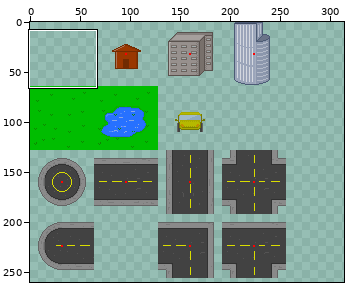
Edited in one commit: sprite sheet (assets/city.png). Above: a wide view before the commit, with the close-up outlined.
Close-up. First the earlier version:
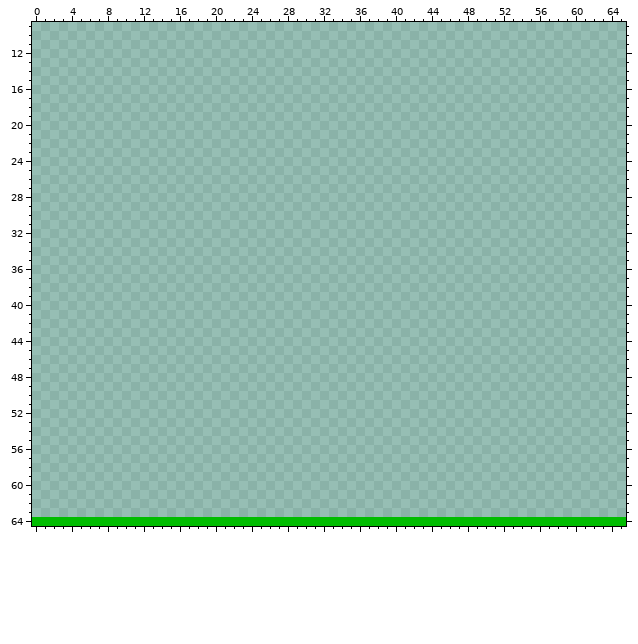
The file is 384x320 pixels. Colours within 5 levels of each other are drawn and written as one. Shown: x 0..65, y 9..64. The wide view leaves out empty margins. The commit also changed other parts of the picture, which this record leaves out.
The result:
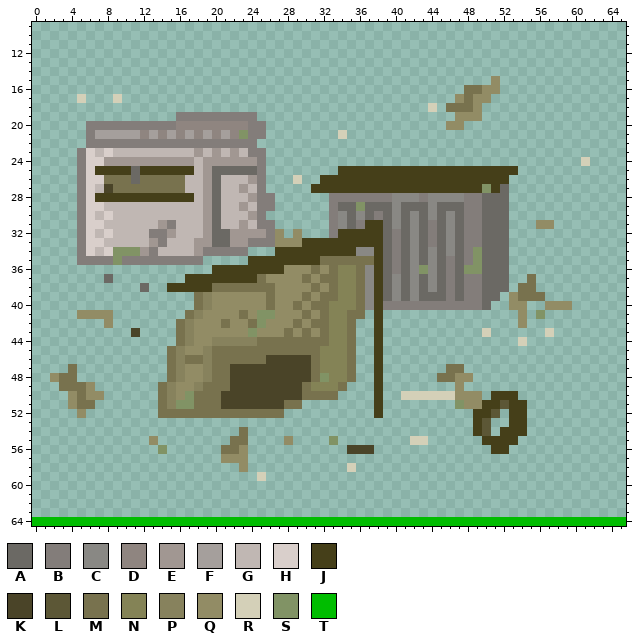
Palette (. is transparent): A #6b6964  B #837d7a  C #898884  D #8f8580  E #a19792  F #a59f9c  G #c0b7b3  H #d9cfcb  J #453f19  K #4a4428  L #5c5736  M #78724e  N #848356  P #87825d  Q #928c65  R #d4d0b8  S #819365  T #00bd00
Difference:
y 15: x 51 . -> Q
y 16: x 48..51 .... -> MMQQ
y 17: x 5 . -> R; x 9 . -> R; x 47..50 .... -> QMQQ
y 18: x 44 . -> R; x 46..49 .... -> MMMQ
y 19: x 16..24 ......... -> BBBBBBBBB; x 47..49 ... -> QQQ
y 20: x 6..25 .................... -> BBBBBBBBBBDDDDDDDDBB; x 46..47 .. -> QQ
y 21: x 6..25 .................... -> BFFFFFDFDFDFDFDFDSBB; x 34 . -> R
y 22: x 6..24 ................... -> BBBBBBBBBBBBBBBBBBB
y 23: x 5..25 ..................... -> BHGHGGGGGGGGGEGEGEGBB
y 24: x 5..25 ..................... -> BHHEEEEEEEEEEGEEEEEEB; x 61 . -> R
y 25: x 5..25 ..................... -> BHJJJJAJJJJJJGEAAAAAB; x 34..53 .................... -> JJJJJJJJJJJJJJJJJJJJ
y 26: x 5..25 ..................... -> BHHMMMAMMMMMGGEAGGGEB; x 29 . -> R; x 32..52 ..................... -> JJJJJJJJJJJJJJJJJJJJJ
y 27: x 5..25 ..................... -> BHGKMMMMMMMMGGEAGGEGB; x 31..52 ...................... -> JJJJJJJJJJJJJJJJJJJSJA
y 28: x 5..26 ...................... -> BHJJJJJJJJJJJGEAGGGEBB; x 33..52 .................... -> BBBBBBBCCCBCCCCBBAAA
y 29: x 5..26 ...................... -> BHHGGGGGGGGGGGEAGGEGBB; x 33..52 .................... -> BAASAAACAAACAAABBAAA
y 30: x 5..25 ..................... -> BHGHGGGGGGGGGGEAGGGEB; x 33..52 .................... -> BCACABACACACACABBAAA
y 31: x 5..26 ...................... -> BHHGGGGGGEBGGGEAGGEGBB; x 33..52 .................... -> BCABJJACACABACABBAAA; x 56..57 .. -> QQ
y 32: x 5..27 ....................... -> BHGHGGGGBBEGGGEAAEEEEBQ; x 29 . -> Q; x 33..52 .................... -> BJJJJJABACABACABBAAA
y 33: x 5..52 ................................................ -> BHHGGGGGEBGGGEEAAEEBBBQQQJJJJJJJJJABACABACABBAAA
y 34: x 5..23 ................... -> BHGHSSSEBGGGGEBBBBB; x 27..52 .......................... -> JJJJJJJJJCCJABACACACABSAAA
y 35: x 5..18 .............. -> BBBBSBBBBBBBBB; x 24..52 ............................. -> JJJJJJJJMMMMMMJABACACABABSAAA
y 36: x 20..52 ................................. -> JJJJJJJJQQQMQMNNMCJABACSCABASSAAA
y 37: x 8 . -> A; x 17..52 .................................... -> JJJJJJJJMQQQQMQMMNNMCJACACACABABBAAA; x 55 . -> M
y 38: x 12 . -> A; x 15..52 ...................................... -> JJJJJMMMMMMMQQQQMQMNNMCJACACACABABBAAA; x 54..55 .. -> MM
y 39: x 18..51 .................................. -> MPQQQQQQMQQQMQMMNNMCJACACAAABABBAA; x 53..56 .... -> QMMM
y 40: x 18..50 ................................. -> MPQQQQQQMQQMQMMNNNMCJBBBBBBBBBBBA; x 53..54 .. -> QQ; x 57..59 ... -> QQQ
y 41: x 5..8 .... -> QQQQ; x 17..36 .................... -> MPQQQQMQSSQQQMQMNNMM; x 38 . -> J; x 54 . -> Q; x 56 . -> S
y 42: x 8 . -> Q; x 16..35 .................... -> MPQQQMQQMSQQQMQMMNNM; x 38 . -> J; x 54 . -> Q
y 43: x 11 . -> K; x 16..35 .................... -> MPQQQQQQSQQQMQMQMNNM; x 38 . -> J; x 50 . -> R; x 57 . -> R
y 44: x 16..35 .................... -> MPQQPPPPPMMMMMMMMNNM; x 38 . -> J; x 54 . -> R
y 45: x 15..35 ..................... -> MPQQPMMMMMMMMMMMMNNNM; x 38 . -> J
y 46: x 15..35 ..................... -> MPMMPMMMMMMKKKKKMNNNM; x 38 . -> J
y 47: x 4 . -> M; x 15..35 ..................... -> MPQQPMMKKKKKKKKKMNNNM; x 38 . -> J; x 46..47 .. -> MM
y 48: x 2..4 ... -> QMM; x 15..35 ..................... -> MPQQPMMKKKKKKKKKMSNNM; x 38 . -> J; x 45..48 .... -> MMQQ
y 49: x 3..6 .... -> MMMQ; x 14..34 ..................... -> MPQQPMMMKKKKKKKKMNNNM; x 38 . -> J; x 47 . -> Q
y 50: x 4..7 .... -> QMQQ; x 14..33 .................... -> MPQSMMMKKKKKKKKKMMMM; x 38 . -> J; x 41..49 ......... -> RRRRRRQQQ; x 51..53 ... -> JJJ
y 51: x 4..6 ... -> QMM; x 14..29 ................ -> MPSSMMMKKKKKKKMM; x 38 . -> J; x 47..54 ........ -> SQQJJLJJ
y 52: x 5 . -> Q; x 14..27 .............. -> MMMMMMMMMMMMMM; x 38 . -> J; x 49..51 ... -> JJL; x 53..54 .. -> JJ
y 53: x 49..50 .. -> JL; x 53..54 .. -> JJ
y 54: x 23 . -> M; x 49..50 .. -> JL; x 52..54 ... -> JJJ
y 55: x 13 . -> Q; x 22..23 .. -> MM; x 28 . -> Q; x 33 . -> S; x 42..43 .. -> RR; x 50..53 .... -> JJJJ
y 56: x 14 . -> S; x 21..23 ... -> MMQ; x 35..37 ... -> KKK; x 51..52 .. -> JJ
y 57: x 21..23 ... -> QQQ
y 58: x 23 . -> Q; x 35 . -> R
y 59: x 25 . -> R
